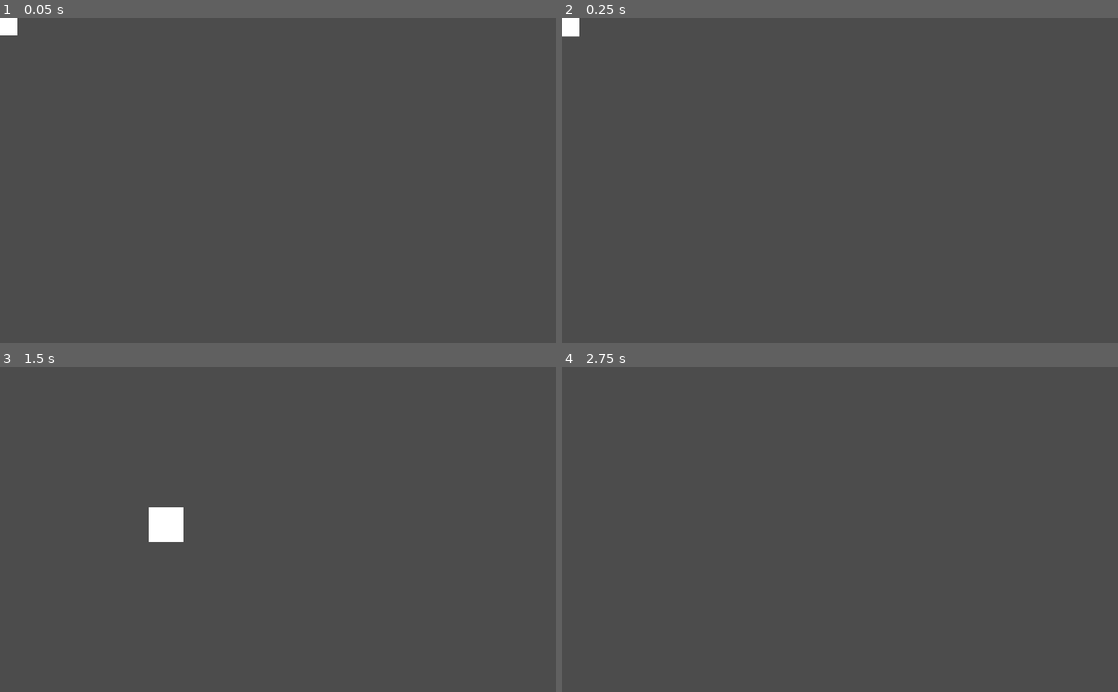
Above: before the commit, frames 1-4 (two rows, left to right).
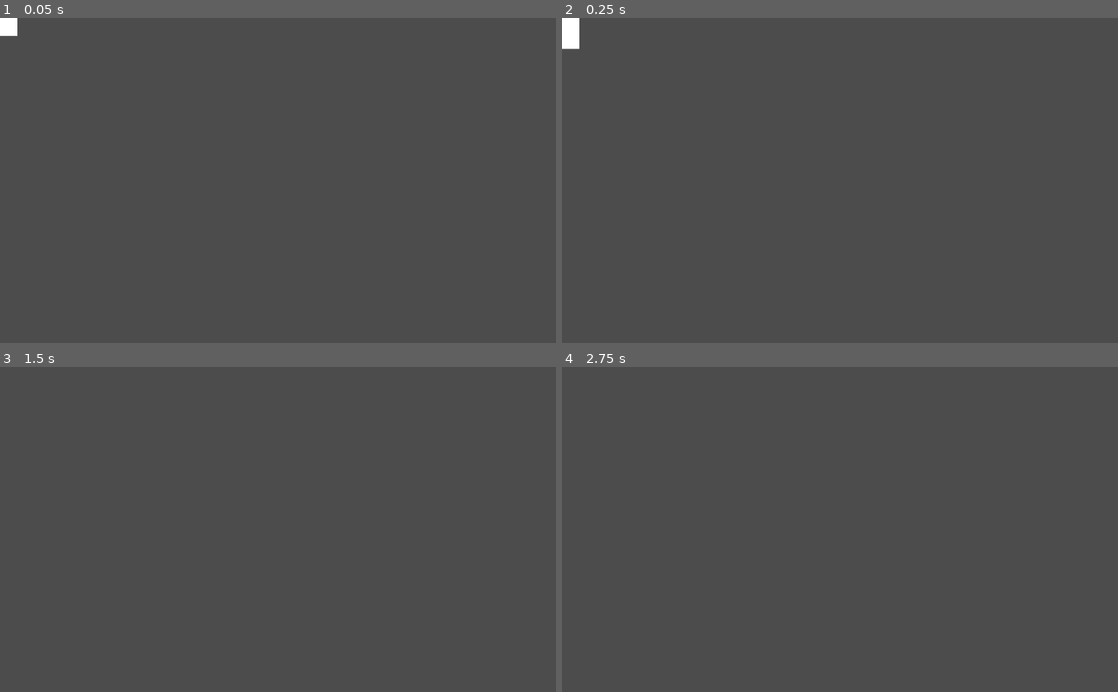
Above: after the commit, the same moments.

Repository: juliavila/just-a-color
Game: Godot game, scene res://Player/Player.tscn
The game is run twice, just before and just after one commit, with the same random seed, the same clock (stepped at 60 frames per second) and the same inputs. The project has no main scene, so this scene is started directly.
Inputs:
- Up to frame 1 (0.05 s): no input
- Up to frame 2 (0.25 s): no input
- Up to frame 3 (1.5 s): hold Up (ui_up) 0.53-1.28 s; hold Right (ui_right) from 0.53 s (still down); tap Up (ui_up) at 1.35 s
- Up to frame 4 (2.75 s): tap Up (ui_up) at 1.52, 1.82 s; release Right (ui_right) at 2.03 s; hold Left (ui_left) from 2.03 s (still down); hold Up (ui_up) from 2.03 s (still down)

The runs differ from the first frame. In frame 1, less than 0.1% of the frame differs, in the area x 0-4%, y 5-6%; in frame 2, 0.1%; in frame 3, 0.7%, in the area x 26-33%, y 43-54%; in frame 4, nothing differs.

Commit message:
pulo implementado

Diff:
--- a/Player/Player.gd
+++ b/Player/Player.gd
@@ -9,12 +9,14 @@
 var speed_y = 0
 var velocity = Vector2()
 
-const MAX_SPEED = 50000
-const ACCELERATION = 40000
+const MAX_SPEED = 20000
+const ACCELERATION = 35000
 const DECELERATION = 90000
 
-const JUMP_FORCE = -200
-const GRAVITY = 500
+const JUMP_FORCE = -340
+const GRAVITY = 750
+
+const normal_floor =  Vector2(0, -1)
 
 func _ready():
 	pass
@@ -29,26 +31,12 @@
 	if input_direction:
 		direction = input_direction
 
-
-	if Input.is_action_just_pressed("ui_up") and $RayCast2D.is_colliding():
-		#speed_y = JUMP_FORCE
-		velocity.y = JUMP_FORCE
-
-
 	input_direction = get_direction()
 
 	velocity.x = calc_velocity_x(delta)
+	velocity.y = calc_velocity_y(delta)
 
-	speed_y += GRAVITY * delta
-
-	velocity.y += speed_y * delta
-	print (velocity.y)
-
-	move_and_slide(velocity)
-
-	if ($RayCast2D.is_colliding()):
-		speed_y = 0;
-
+	move_and_slide(velocity, normal_floor)
 
 func get_direction():
 
@@ -59,14 +47,29 @@
 
 	return 0
 
+func calc_velocity_y(delta):
+
+	if is_on_floor():
+		speed_y = 0
+		if Input.is_action_just_pressed("ui_up"):
+			speed_y = JUMP_FORCE
+
+	speed_y += GRAVITY * delta
+
+	return speed_y;
+
 func calc_velocity_x(delta):
 
 	if input_direction == -direction:
 		speed_x /= 3
 
-	if input_direction:
-		speed_x += ACCELERATION * delta
-	else:
+	if input_direction && !is_on_wall():
+		if is_on_floor():
+			speed_x += ACCELERATION * delta
+		else:
+			speed_x += ACCELERATION/2 * delta
+
+	if !input_direction:
 		speed_x -= DECELERATION * delta
 
 	speed_x = clamp(speed_x, 0, MAX_SPEED)
--- a/Player/Player.tscn
+++ b/Player/Player.tscn
@@ -24,10 +24,3 @@
 
 shape = SubResource( 1 )
 _sections_unfolded = [ "Transform" ]
-
-[node name="RayCast2D" type="RayCast2D" parent="." index="2"]
-
-enabled = true
-exclude_parent = true
-cast_to = Vector2( 0, 40 )
-collision_mask = 1
